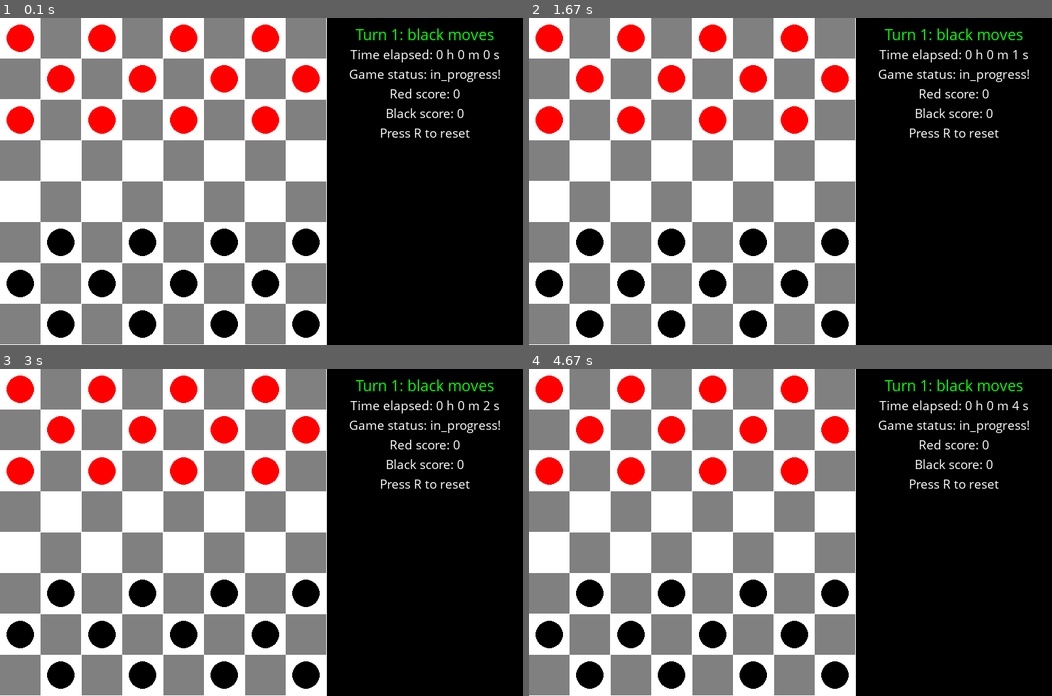
Above: before the commit, frames 1-4 (two rows, left to right).
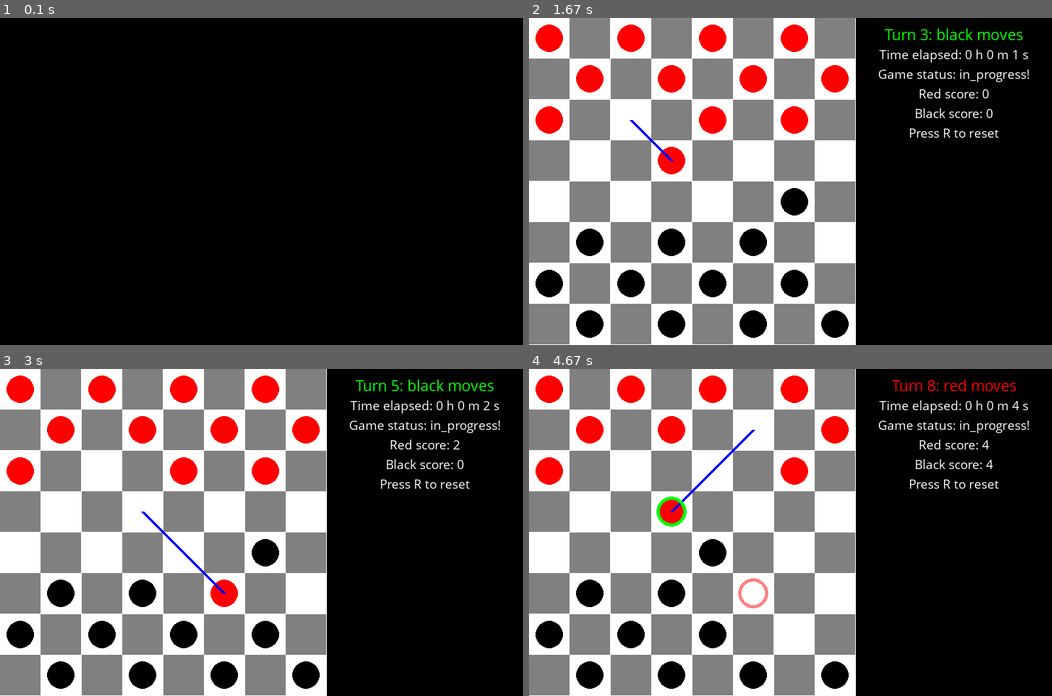
Above: after the commit, the same moments.

Repository: AlessandroBonomo28/pygame-tests
Game: pygame game, started from test1/game.py
Two runs of this game, one before a commit and one after it. Both use one fixed random seed, a clock stepped at 60 frames per second and the inputs below.
Inputs (mouse positions are in pixels of both pictures, inside the frame that each line leads up to):
- Up to frame 1 (0.1 s): no input
- Up to frame 2 (1.67 s): tap R at 0.33 s; press the mouse at (868, 67) at 0.7 s; move the mouse to (926, 181) at 0.8 s; release the mouse at (984, 295) at 0.93 s
- Up to frame 3 (3 s): no input
- Up to frame 4 (4.67 s): move the mouse to (696, 650) at 4.65 s

The runs differ from the first frame. In frame 1, 60% of the frame differs, in the area x 0-96%, y 0-100%; in frame 2, 1.4%; in frame 3, 1.5%; in frame 4, 3.4%.

Commit message:
dumb AI added

Diff:
--- a/test1/game.py
+++ b/test1/game.py
@@ -69,10 +69,10 @@
 	canvas.blit(text, textRect)
 
 
-	time_elapsed_s = (time_elapsed_ms//1000) % 60
-	time_elapsed_m = (time_elapsed_s//60) % 60
+	time_elapsed_s = (time_elapsed_ms//1000)
+	time_elapsed_m = (time_elapsed_s//60)
 	time_elapsed_h = time_elapsed_m//60
-	timer_txt = f"Time elapsed: {time_elapsed_h} h {time_elapsed_m} m {time_elapsed_s} s"
+	timer_txt = f"Time elapsed: {time_elapsed_h} h {time_elapsed_m%60} m {time_elapsed_s%60} s"
 
 	text = normalText.render(timer_txt, True, textColor, (0,0,0))
 	textRect = text.get_rect()
@@ -103,6 +103,12 @@
 	textRect = text.get_rect()
 	textRect.center = (text_x, text_y + 150)
 	canvas.blit(text, textRect)
+
+def drawPreviousMove():
+	previous_move = board.moves[-1] if len(board.moves) > 0 else None
+	if previous_move:
+		# draw arrow
+		pygame.draw.line(canvas,(0,0,255),((previous_move.position_from[0]+0.5)*cell_width,(previous_move.position_from[1]+0.5)*cell_width),((previous_move.position_to[0]+0.5)*cell_width,(previous_move.position_to[1]+0.5)*cell_width),5)
 
 def clickedAnyAviableMove(position):
 	global suggestedMoves
@@ -124,9 +130,11 @@
 # TITLE OF CANVAS
 pygame.display.set_caption("Dama 2023")
 
-
-
 exit = False
+RED_AI_enabled = True
+BLACK_AI_enabled = True
+auto_reset = True
+AI_delay_ms = 500
 
 black_pieces = []
 red_pieces = []
@@ -151,6 +159,30 @@
 	if board.status == GameStatus.IN_PROGRESS:
 		time_elapsed_ms += pygame.time.Clock().tick(60)
 	canvas.fill(bgColor)
+
+	if board.status == GameStatus.IN_PROGRESS:
+		if board.whoMoves() == PieceColor.RED and RED_AI_enabled:
+			# AI RED
+			board.makeMoveRedAI()
+			selectedPiece = None
+			suggestedMoves = None
+			pygame.time.delay(AI_delay_ms)
+			time_elapsed_ms += AI_delay_ms
+
+		elif board.whoMoves() == PieceColor.BLACK and BLACK_AI_enabled:
+			# AI BLACK
+			board.makeMoveBlackAI()
+			selectedPiece = None
+			suggestedMoves = None
+			pygame.time.delay(AI_delay_ms)
+			time_elapsed_ms += AI_delay_ms
+	elif auto_reset:
+		pygame.time.delay(5000)
+		board.reset()
+		time_elapsed_ms = 0
+		selectedPiece = None
+		suggestedMoves = None
+
 	for event in pygame.event.get():
 		# if resized window
 		if event.type == pygame.VIDEORESIZE:
@@ -173,7 +205,7 @@
 				selectedPiece = None
 				suggestedMoves = None
 				break
-		if event.type == pygame.MOUSEBUTTONUP:
+		if event.type == pygame.MOUSEBUTTONUP and board.whoMoves() == PieceColor.BLACK and not BLACK_AI_enabled:
 			pos = pygame.mouse.get_pos()
 
 			if board.status != GameStatus.IN_PROGRESS:
@@ -183,14 +215,8 @@
 			cellPosition = mousePositionToCell(pos)
 			move = clickedAnyAviableMove(cellPosition)
 
-			if selectedPiece and move!= None:
+			if selectedPiece and move != None:
 				board.makeMove(move)
-				print(f"Turn count: {board.turn_count}")
-				print(f"Game status: {board.status}")
-				time_elapsed_s = (time_elapsed_ms//1000) % 60
-				time_elapsed_m = (time_elapsed_s//60) % 60
-				time_elapsed_h = time_elapsed_m//60
-				print(f"Time elapsed: {time_elapsed_h} h {time_elapsed_m} m {time_elapsed_s} s")
 				selectedPiece = None
 				suggestedMoves = None
 			else:
@@ -201,15 +227,15 @@
 					selectedPiece = None
 					suggestedMoves = None
 
-			try:
-				last_move = board.moves[len(board.moves)-1]
-				if last_move.does_eat and last_move.piece.color == board.whoMoves():
-					selectedPiece = last_move.piece
-					suggestedMoves = selectedPiece.evaluateMovePositions(board)
-					# filtra mosse che mangiano
-					suggestedMoves = list(filter(lambda move: move.does_eat, suggestedMoves))
-			except:
-				pass
+	try:
+		last_move = board.moves[len(board.moves)-1]
+		if last_move.does_eat and last_move.piece.color == board.whoMoves():
+			selectedPiece = last_move.piece
+			suggestedMoves = selectedPiece.evaluateMovePositions(board)
+			# filtra mosse che mangiano
+			suggestedMoves = list(filter(lambda move: move.does_eat, suggestedMoves))
+	except:
+		pass
 
 	for i in range(board.width):
 		for j in range(board.height):
@@ -218,6 +244,7 @@
 			else:
 				pygame.draw.rect(canvas,evenCellColor,((i+start_x_board)*cell_width,j*cell_width,cell_width,cell_width))
 	drawPieces(board)
+	drawPreviousMove()
 	if selectedPiece:
 		drawCircleAroundSelectedPiece()
 		drawMovesForSelectedPiece()
--- a/test1/model/dama.py
+++ b/test1/model/dama.py
@@ -1,3 +1,5 @@
+import random
+import pygame
 
 class PieceColor:
     RED = "RED"
@@ -175,19 +177,14 @@
             self.__movePiece(move.piece, move.position_to)
         self.moves.append(move)
 
-        does_any_next_move_eat = False
         possible_moves = move.piece.evaluateMovePositions(self)
-        count_eat_moves = 0
-
-        for m in possible_moves:
-            if m.does_eat:
-                count_eat_moves += 1
-                does_any_next_move_eat = True
-
-        if move.does_eat and does_any_next_move_eat:
+        # filter only eat moves
+        possible_eat_moves = list(filter(lambda m: m.does_eat, possible_moves))
+
+        if move.does_eat and len(possible_eat_moves) > 0:
             self.turn_count += 0
-            if count_eat_moves == 1:
-                self.makeMove(possible_moves[0])
+            #if len(possible_eat_moves) == 1:
+            #    self.makeMove(possible_eat_moves[0])
         else:
             self.turn_count += 1
         self.__updateStatus()
@@ -227,3 +224,26 @@
 
     def isInsideBounds(self, position):
         return position[0] >= 0 and position[0] < self.width and position[1] >= 0 and position[1] < self.height
+
+    def makeMoveRedAI(self):
+        self.__makeMoveAI(PieceColor.RED)
+    def makeMoveBlackAI(self):
+        self.__makeMoveAI(PieceColor.BLACK)
+
+    def __makeMoveAI(self, AI_color : PieceColor):
+        moves = []
+        for piece in self.hashMapPieces.values():
+            if piece is None:
+                continue
+            if piece.color == AI_color:
+                piece_moves = piece.evaluateMovePositions(self)
+                moves.extend(piece_moves)
+        if len(moves) == 0:
+            return
+        # filter eat moves
+        eat_moves = list(filter(lambda m: m.does_eat, moves))
+        if len(eat_moves) > 0:
+            move = random.choice(eat_moves)
+        else:
+            move = random.choice(moves)
+        self.makeMove(move)
